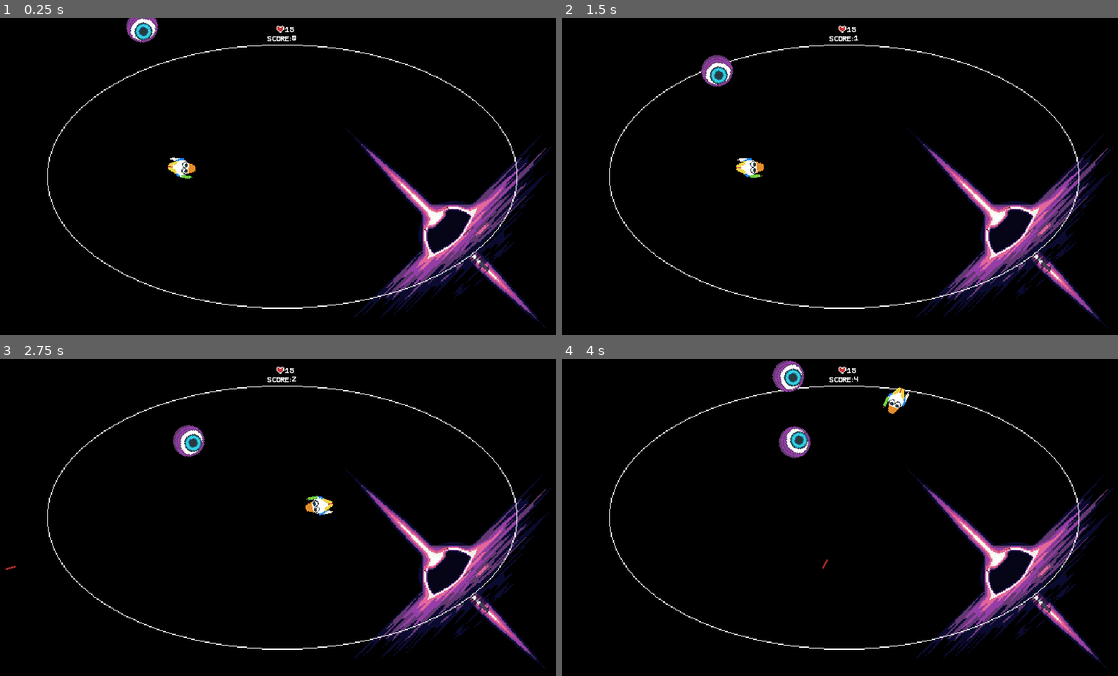
Above: before the commit, frames 1-4 (two rows, left to right).
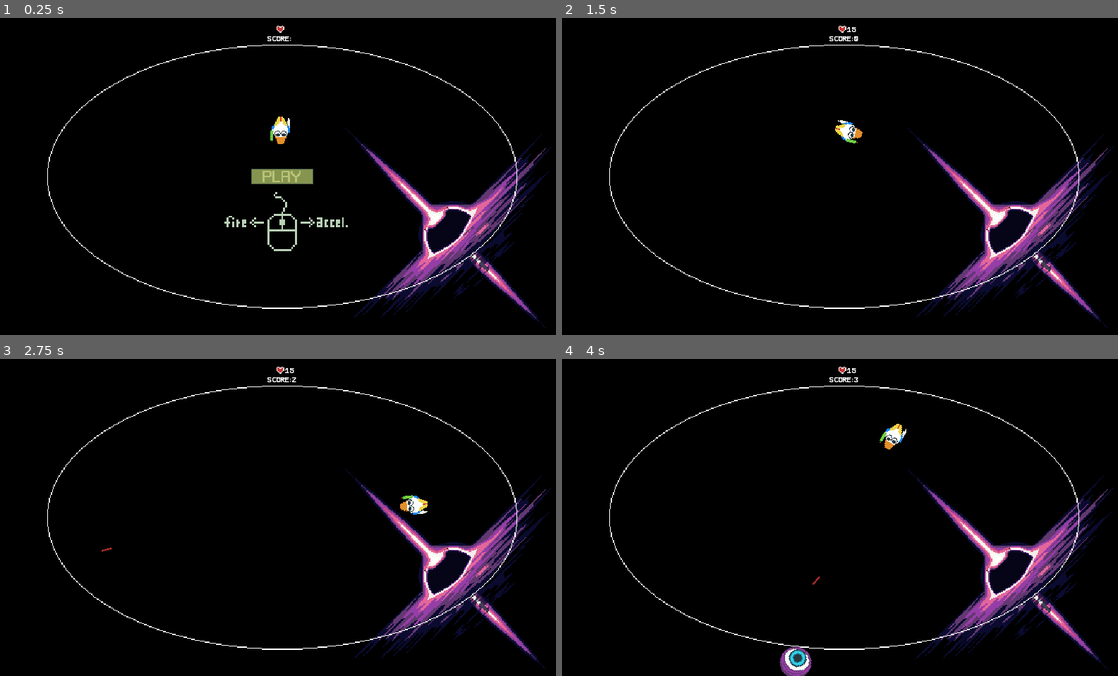
Above: after the commit, the same moments.

Repository: rocketCarlos/GalacticCrestedDuck
Game: Godot game, scene res://scenes/MainScene/main_scene.tscn
Same seed, same stepped clock (60 frames per second), same inputs: the game is played once before the commit and once after it.
Inputs (mouse positions are in pixels of both pictures, inside the frame that each line leads up to):
- Up to frame 1 (0.25 s): no input
- Up to frame 2 (1.5 s): click (845, 176) at 0.5 s, where only the run after the commit has a clickable "Game over! Try again?"; move the mouse to (967, 160) at 1.27 s; hold Right mouse button (Accelerate) from 1.28 s (still down)
- Up to frame 3 (2.75 s): move the mouse to (166, 533) at 2.02 s; release Right mouse button (Accelerate) at 2.03 s; click (166, 533) at 2.1 s
- Up to frame 4 (4 s): move the mouse to (901, 447) at 2.77 s; hold Right mouse button (Accelerate) 2.78-3.53 s; move the mouse to (817, 580) at 3.52 s; click (817, 580) at 3.6 s

The runs differ from the first frame. In frame 1, 1.8% of the frame differs, in the area x 22-63%, y 0-74%; in frame 2, 0.9%; in frame 3, 0.9%; in frame 4, 1.8%, in the area x 37-63%, y 0-100%.

Commit message:
Replay system and "tutorial"

Diff:
--- a/globals/globals.gd
+++ b/globals/globals.gd
@@ -7,6 +7,10 @@
 # reference to the duck
 var duck
 
+# signal emitted by the main scene node to restart the game
+signal restart
+# emitted by the duck when the game ends
+signal game_over
 # when a mob despawns, it sends this signal to add score
 signal mob_despawned
 # when the duck is hit, it sends this signal to update the health display
--- a/project.godot
+++ b/project.godot
@@ -23,6 +23,10 @@
 
 window/stretch/mode="canvas_items"
 
+[global_group]
+
+Mobs="All the mobs"
+
 [input]
 
 Accelerate={
--- a/scenes/Eye/eye.tscn
+++ b/scenes/Eye/eye.tscn
@@ -27,7 +27,8 @@
 [sub_resource type="CircleShape2D" id="CircleShape2D_oia3x"]
 radius = 32.0156
 
-[node name="Eye" type="Area2D"]
+[node name="Eye" type="Area2D" groups=["Mobs"]]
+y_sort_enabled = true
 texture_filter = 3
 collision_layer = 4
 collision_mask = 2
--- a/scenes/HealthDisplay/health_display.gd
+++ b/scenes/HealthDisplay/health_display.gd
@@ -13,10 +13,13 @@
 		hp = value
 		hp_label.text = str(hp)
 
+func _restart() -> void:
+	hp = Globals.duck.hp
+
 # Called when the node enters the scene tree for the first time.
 func _ready() -> void:
-	hp = Globals.duck.hp
 	Globals.duck_hit.connect(_on_duck_hit)
+	Globals.restart.connect(_restart)
 
 
 # Called every frame. 'delta' is the elapsed time since the previous frame.
--- /dev/null
+++ b/scenes/MainScene/main_scene.gd
@@ -0,0 +1,45 @@
+extends Node
+
+'''
+Main scene
+
+Controlls the game flow:
+	- Game over: when the player loses all hp, the duck freezes (its state is DEAD), the spawn
+	system is freed (therefore, no more mobs spawn) and a text is shown along the play button
+	- Restart: when the player presses the play button, the game (re)starts, meaning that the
+'''
+
+@onready var play_button = $PlayButton
+@onready var game_over_text = $PlayButton/GameOverText
+
+
+@export var spawn_system_scene: PackedScene
+# reference to the spawn system
+var spawn_system
+
+# Called when the node enters the scene tree for the first time.
+func _ready() -> void:
+	Globals.game_over.connect(_on_game_over)
+
+# Called every frame. 'delta' is the elapsed time since the previous frame.
+func _process(delta: float) -> void:
+	pass
+
+func _on_game_over() -> void:
+	spawn_system.queue_free()
+	spawn_system = null
+	play_button.show()
+	game_over_text.show()
+
+func _on_play_button_pressed() -> void:
+	# instantiate the spawn system
+	spawn_system = spawn_system_scene.instantiate()
+	add_child(spawn_system)
+	# clear mobs from previous run, if any
+	var mobs = get_tree().get_nodes_in_group("Mobs")
+	for mob in mobs:
+		mob.queue_free()
+	# tell everyone to restart
+	Globals.restart.emit()
+	# hide the play button
+	play_button.hide()
--- a/scenes/MainScene/main_scene.tscn
+++ b/scenes/MainScene/main_scene.tscn
@@ -1,26 +1,78 @@
-[gd_scene load_steps=6 format=3 uid="uid://dtfbumnqm18yh"]
+[gd_scene load_steps=12 format=3 uid="uid://dtfbumnqm18yh"]
 
 [ext_resource type="PackedScene" uid="uid://cjs3oukixs1hn" path="res://scenes/scenario/scenario.tscn" id="1_fqy12"]
+[ext_resource type="Script" path="res://scenes/MainScene/main_scene.gd" id="1_inuy1"]
 [ext_resource type="PackedScene" uid="uid://dduc3sc1hbdp4" path="res://scenes/duck/duck.tscn" id="2_n6hag"]
 [ext_resource type="PackedScene" uid="uid://cjm3pe5p8b151" path="res://scenes/SpawnSystem/spawn_system.tscn" id="3_cfgy0"]
 [ext_resource type="PackedScene" uid="uid://cipf5vwhssaye" path="res://scenes/ScoreManager/score_manager.tscn" id="4_id13b"]
 [ext_resource type="PackedScene" uid="uid://cm76rpky6hogj" path="res://scenes/HealthDisplay/health_display.tscn" id="5_wpstl"]
+[ext_resource type="Texture2D" uid="uid://dciahi0fg4r2b" path="res://assets/sprites/play_button1.png" id="6_jcsek"]
+[ext_resource type="Texture2D" uid="uid://bdtthf36rnsmf" path="res://assets/sprites/play_button3.png" id="7_5p2m0"]
+[ext_resource type="Texture2D" uid="uid://b5duauq50pqyy" path="res://assets/sprites/play_button2.png" id="8_jvs33"]
+[ext_resource type="Texture2D" uid="uid://bxmkamii4mc7y" path="res://assets/sprites/indications.png" id="10_8xyye"]
+[ext_resource type="FontFile" uid="uid://cc7l58qxrrgtu" path="res://assets/WenderFont1.ttf" id="10_ejqcj"]
 
 [node name="MainScene" type="Node"]
+script = ExtResource("1_inuy1")
+spawn_system_scene = ExtResource("3_cfgy0")
 
 [node name="Scenario" parent="." instance=ExtResource("1_fqy12")]
 z_index = -5
 
 [node name="Duck" parent="." instance=ExtResource("2_n6hag")]
-position = Vector2(371, 307)
-
-[node name="SpawnSystem" parent="." instance=ExtResource("3_cfgy0")]
+position = Vector2(572, 230)
 
 [node name="ScoreManager" parent="." instance=ExtResource("4_id13b")]
+z_index = 1
 offset_left = -30.0
 offset_top = -288.0
 offset_right = 18.0
 offset_bottom = -275.0
 
 [node name="HealthDisplay" parent="." instance=ExtResource("5_wpstl")]
+z_index = 1
 position = Vector2(572, 22)
+
+[node name="PlayButton" type="TextureButton" parent="."]
+z_index = 1
+texture_filter = 3
+anchors_preset = 8
+anchor_left = 0.5
+anchor_top = 0.5
+anchor_right = 0.5
+anchor_bottom = 0.5
+offset_left = -64.0
+offset_top = -16.0
+grow_horizontal = 2
+grow_vertical = 2
+scale = Vector2(2, 2)
+size_flags_horizontal = 6
+size_flags_vertical = 6
+texture_normal = ExtResource("6_jcsek")
+texture_pressed = ExtResource("7_5p2m0")
+texture_hover = ExtResource("8_jvs33")
+
+[node name="GameOverText" type="Label" parent="PlayButton"]
+visible = false
+layout_mode = 1
+anchors_preset = 8
+anchor_left = 0.5
+anchor_top = 0.5
+anchor_right = 0.5
+anchor_bottom = 0.5
+offset_left = -86.5
+offset_top = -30.5
+offset_right = 84.5
+offset_bottom = -18.5
+grow_horizontal = 2
+grow_vertical = 2
+theme_override_colors/font_color = Color(1, 1, 1, 1)
+theme_override_colors/font_shadow_color = Color(0, 0, 0, 1)
+theme_override_fonts/font = ExtResource("10_ejqcj")
+text = "Game over! Try again?"
+
+[node name="Indications" type="Sprite2D" parent="PlayButton"]
+position = Vector2(35, 56)
+texture = ExtResource("10_8xyye")
+
+[connection signal="pressed" from="PlayButton" to="." method="_on_play_button_pressed"]
--- a/scenes/ScoreManager/score_manager.gd
+++ b/scenes/ScoreManager/score_manager.gd
@@ -16,12 +16,15 @@
 		score = value
 		score_label.text = str(score)
 
+func _restart() -> void:
+	score = 0
+	score_timer.start()
+
 # Called when the node enters the scene tree for the first time.
 func _ready() -> void:
-	score = 0
-	score_timer.start()
 	Globals.mob_despawned.connect(_on_mob_despawned)
-
+	Globals.restart.connect(_restart)
+	Globals.game_over.connect(_on_game_over)
 
 # Called every frame. 'delta' is the elapsed time since the previous frame.
 func _process(delta: float) -> void:
@@ -31,6 +34,8 @@
 func _on_mob_despawned() -> void:
 	score += POINTS_PER_ELIM
 
-
 func _on_score_timer_timeout() -> void:
 	score += 1
+
+func _on_game_over() -> void:
+	score_timer.stop()
--- a/scenes/ScoreManager/score_manager.tscn
+++ b/scenes/ScoreManager/score_manager.tscn
@@ -30,14 +30,13 @@
 anchor_top = 0.5
 anchor_bottom = 0.5
 offset_left = 50.0
-offset_top = -7.0
+offset_top = -6.5
 offset_right = 77.0
-offset_bottom = 5.0
+offset_bottom = 5.5
 grow_vertical = 2
 theme_override_colors/font_color = Color(1, 1, 1, 1)
 theme_override_colors/font_shadow_color = Color(0, 0, 0, 1)
 theme_override_fonts/font = ExtResource("1_vf6jx")
-text = "0 "
 
 [node name="ScoreTimer" type="Timer" parent="."]
 
--- a/scenes/SpawnSystem/spawn_system.gd
+++ b/scenes/SpawnSystem/spawn_system.gd
@@ -80,5 +80,5 @@
 	# Set the mob's position to a random location.
 	instance.position = path.position
 
-	# Spawn the mob by adding it to the Main scene.
-	add_child(instance)
+	# Spawn the mob by adding it to the scene.
+	add_sibling(instance)
--- a/scenes/duck/duck.gd
+++ b/scenes/duck/duck.gd
@@ -25,7 +25,7 @@
 #region attributes
 @export var laser_scene: PackedScene
 
-var current_state = STATE.DEFAULT
+var current_state
 
 const MAX_SPEED = 300.0
 const ACCEL_PER_SECOND = 600.0
@@ -36,17 +36,24 @@
 var last_shot = 0 # time since last fired shot
 var fire_rate = 140 # in milliseconds
 
-var hp = 15
+var hp: int
 
 # ensures that the duck is hit only once per frame
 var already_hit: bool
 #endregion
 
-#region ready and process
-func _ready() -> void:
+#region restart, ready and process
+# called when the main scene emits the signal to restart the game
+func _restart() -> void:
 	velocity = Vector2(0, 0)
 	Globals.duck = self
 	already_hit = false
+	current_state = STATE.DEFAULT
+	hp = 15
+
+func _ready() -> void:
+	current_state = STATE.DEAD
+	Globals.restart.connect(_restart)
 
 func _physics_process(delta: float) -> void:
 	already_hit = false
@@ -110,6 +117,7 @@
 		already_hit = true
 		if hp <= 0:
 			current_state = STATE.DEAD
+			Globals.game_over.emit()
 		else:
 			# when hit, start the immunity time
 			current_state = STATE.HIT
--- a/scenes/duck/duck.tscn
+++ b/scenes/duck/duck.tscn
@@ -32,7 +32,7 @@
 position = Vector2(-17, 28)
 
 [node name="HitTimer" type="Timer" parent="."]
-wait_time = 2.0
+wait_time = 1.5
 one_shot = true
 
 [connection signal="area_entered" from="DamageArea" to="." method="_on_damage_area_area_entered"]
Renamed: assets/aseprite_files/Sprite-0001.ase -> assets/aseprite_files/heart.ase
Binary file added: assets/aseprite_files/indications.ase
Binary file added: assets/aseprite_files/play_button.ase
Binary file added: assets/sprites/indications.png
Not shown, added: assets/sprites/indications.png.import
Binary file added: assets/sprites/play_button1.png
Not shown, added: assets/sprites/play_button1.png.import
Binary file added: assets/sprites/play_button2.png
Not shown, added: assets/sprites/play_button2.png.import
Binary file added: assets/sprites/play_button3.png
Not shown, added: assets/sprites/play_button3.png.import
Not shown, changed: requirements.txt
